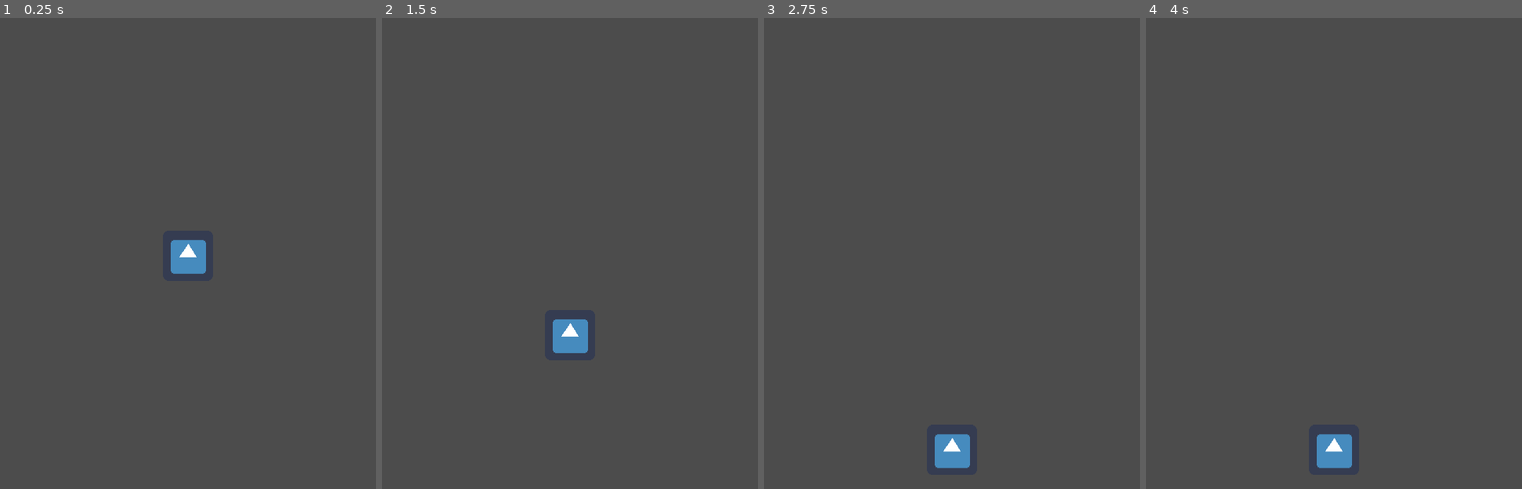
Above: before the commit, frames 1-4 (left to right).
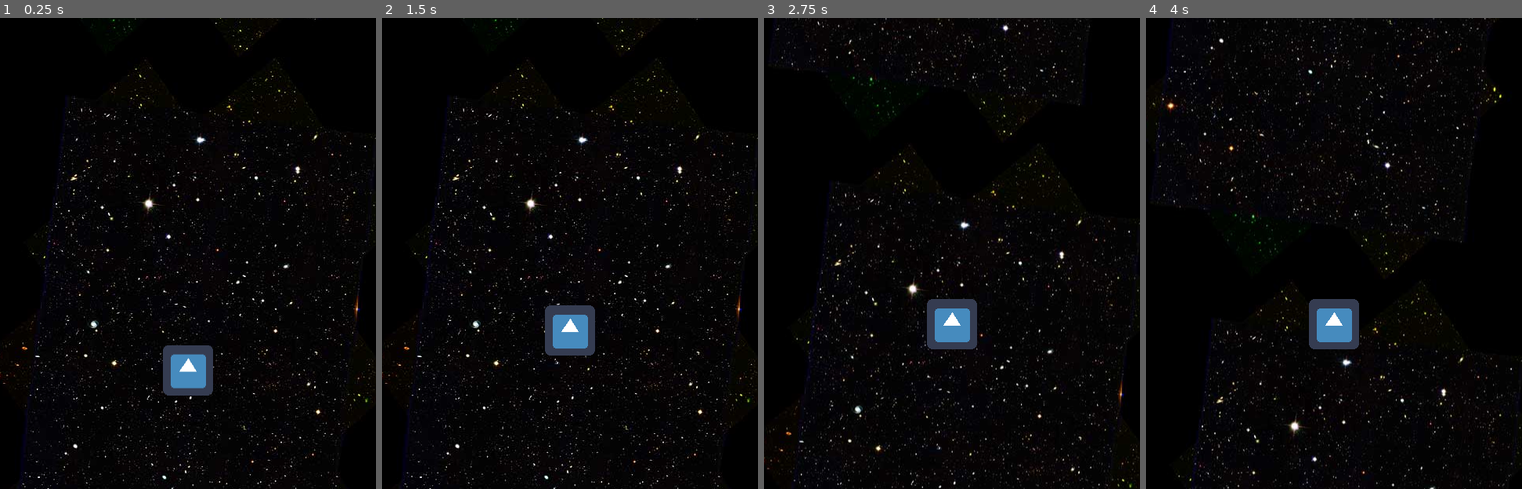
Above: after the commit, the same moments.

Repository: Mtaethefarmer/SaucerPerSecond
Game: Godot game, scene res://Scene/World.tscn
Same seed, same stepped clock (60 frames per second), same inputs: the game is played once before the commit and once after it. The engine's default icon, where the game draws it, is replaced by a stand-in: a white triangle on a blue panel in a dark square.
Inputs:
- Up to frame 1 (0.25 s): no input
- Up to frame 2 (1.5 s): no input
- Up to frame 3 (2.75 s): no input
- Up to frame 4 (4 s): no input

The runs differ from the first frame. In frame 1, 99% of the frame differs, in the area x 0-100%, y 0-100%; in frame 2, 98%; in frame 3, 99%; in frame 4, 99%.

Commit message:
Added background that scrolls upward

Diff:
--- /dev/null
+++ b/SaucePerSecondGodot/Scene/Background.tscn
@@ -0,0 +1,31 @@
+[gd_scene load_steps=2 format=2]
+
+[ext_resource path="res://Imgs/Space.jpg" type="Texture" id=1]
+
+[node name="ParallaxBackground" type="ParallaxBackground" index="0"]
+
+layer = -1
+offset = Vector2( 0, 0 )
+rotation = 0.0
+scale = Vector2( 1, 1 )
+transform = Transform2D( 1, 0, 0, 1, 0, 0 )
+scroll_offset = Vector2( 0, 0 )
+scroll_base_offset = Vector2( 0, 0 )
+scroll_base_scale = Vector2( 1, 1 )
+scroll_limit_begin = Vector2( 0, 0 )
+scroll_limit_end = Vector2( 0, 0 )
+scroll_ignore_camera_zoom = true
+_sections_unfolded = [ "Scroll" ]
+
+[node name="ParallaxLayer" type="ParallaxLayer" parent="." index="0"]
+
+motion_scale = Vector2( 1, 1 )
+motion_offset = Vector2( 0, 0 )
+motion_mirroring = Vector2( 0, 800 )
+_sections_unfolded = [ "Motion" ]
+
+[node name="Space" type="Sprite" parent="ParallaxLayer" index="0"]
+
+position = Vector2( 240, 300 )
+texture = ExtResource( 1 )
+_sections_unfolded = [ "Transform" ]
--- a/SaucePerSecondGodot/Scene/Player.tscn
+++ b/SaucePerSecondGodot/Scene/Player.tscn
@@ -7,9 +7,9 @@
 custom_solver_bias = 0.0
 radius = 10.0
 
-[node name="Player" type="RigidBody2D" index="0"]
+[node name="Player" type="RigidBody2D"]
 
-position = Vector2( 234.903, 155.125 )
+position = Vector2( 240, 300 )
 input_pickable = false
 collision_layer = 1
 collision_mask = 1
@@ -17,7 +17,7 @@
 mass = 1.0
 friction = 1.0
 bounce = 0.0
-gravity_scale = 1.0
+gravity_scale = -0.5
 custom_integrator = false
 continuous_cd = 0
 contacts_reported = 0
@@ -28,7 +28,7 @@
 linear_damp = -1.0
 angular_velocity = 0.0
 angular_damp = -1.0
-_sections_unfolded = [ "Collision" ]
+_sections_unfolded = [ "Collision", "Transform" ]
 __meta__ = {
 "_edit_group_": true
 }
@@ -43,3 +43,29 @@
 scale = Vector2( 4, 4 )
 shape = SubResource( 1 )
 _sections_unfolded = [ "Transform" ]
+
+[node name="Camera2D" type="Camera2D" parent="." index="2"]
+
+offset = Vector2( 0, -150 )
+anchor_mode = 1
+rotating = false
+current = true
+zoom = Vector2( 1, 1 )
+limit_left = -10000000
+limit_top = -10000000
+limit_right = 10000000
+limit_bottom = 10000000
+limit_smoothed = false
+drag_margin_h_enabled = true
+drag_margin_v_enabled = true
+smoothing_enabled = false
+smoothing_speed = 5.0
+offset_v = 0.0
+offset_h = 0.0
+drag_margin_left = 0.2
+drag_margin_top = 0.2
+drag_margin_right = 0.2
+drag_margin_bottom = 0.2
+editor_draw_screen = true
+editor_draw_limits = false
+editor_draw_drag_margin = false
--- a/SaucePerSecondGodot/Scene/World.tscn
+++ b/SaucePerSecondGodot/Scene/World.tscn
@@ -1,6 +1,7 @@
-[gd_scene load_steps=3 format=2]
+[gd_scene load_steps=4 format=2]
 
 [ext_resource path="res://Scene/Player.tscn" type="PackedScene" id=1]
+[ext_resource path="res://Scene/Background.tscn" type="PackedScene" id=2]
 
 [sub_resource type="RectangleShape2D" id=1]
 
@@ -9,8 +10,11 @@
 
 [node name="World" type="Node"]
 
-[node name="Floor Body" type="StaticBody2D" parent="." index="0"]
+[node name="Player" parent="." index="0" instance=ExtResource( 1 )]
 
+[node name="Floor Body" type="StaticBody2D" parent="." index="1"]
+
+editor/display_folded = true
 position = Vector2( 240, 600 )
 input_pickable = false
 collision_layer = 1
@@ -25,7 +29,4 @@
 
 shape = SubResource( 1 )
 
-[node name="Player" parent="." index="1" instance=ExtResource( 1 )]
-
-position = Vector2( 240, 300 )
-_sections_unfolded = [ "Collision", "Transform" ]
+[node name="ParallaxBackground" parent="." index="2" instance=ExtResource( 2 )]
Binary file added: SaucePerSecondGodot/Imgs/Space.jpg
Not shown, added: SaucePerSecondGodot/Imgs/Space.jpg.import
Binary file added: SaucePerSecondGodot/Imgs/SunInSpace.jpeg
Not shown, added: SaucePerSecondGodot/Imgs/SunInSpace.jpeg.import
